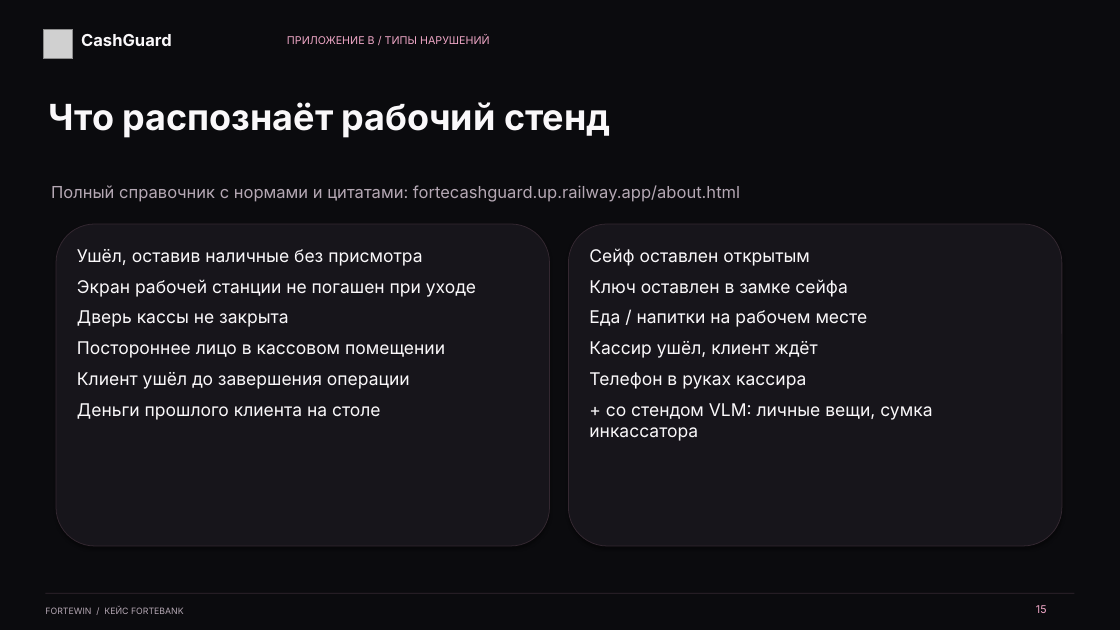
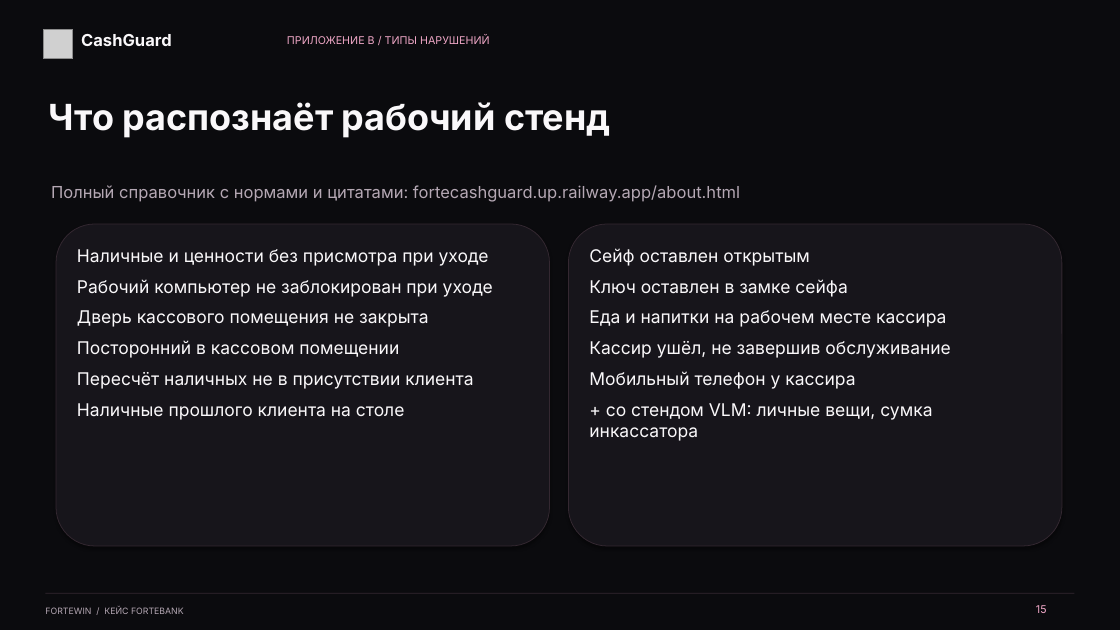
Before and after one commit to ayatyeah/CashGuard, a slide deck: slide 15 of presentations/CashGuard/CashGuard_ForteWin.pptx. Drawn at 1120x630 pixels with LibreOffice and Linux fonts; fonts in the diff are those of the drawing; grey boxes stand for pictures. Boxes give left, top, right and bottom in pixels: in the first picture for what was removed or moved away, otherwise in the second. Text is boxed around its words. In the diff, an @@ line names an element or a change of style, - is before the commit and + after.

Commit message:
Deck appendix B: new violation type names

```diff
--- a/presentations/CashGuard/CashGuard_ForteWin.pptx
+++ b/presentations/CashGuard/CashGuard_ForteWin.pptx
@@ text at <box>77,249,493,420</box>: text changed @@
-Ушёл, оставив наличные без присмотра
-Экран рабочей станции не погашен при уходе
-Дверь кассы не закрыта
-Постороннее лицо в кассовом помещении
-Клиент ушёл до завершения операции
-Деньги прошлого клиента на столе
+Наличные и ценности без присмотра при уходе
+Рабочий компьютер не заблокирован при уходе
+Дверь кассового помещения не закрыта
+Посторонний в кассовом помещении
+Пересчёт наличных не в присутствии клиента
+Наличные прошлого клиента на столе
@@ text at <box>589,310,951,389</box>: text changed @@
-Еда / напитки на рабочем месте
-Кассир ушёл, клиент ждёт
-Телефон в руках кассира
+Еда и напитки на рабочем месте кассира
+Кассир ушёл, не завершив обслуживание
+Мобильный телефон у кассира
```
Also in this commit, not shown: 2 other files.
